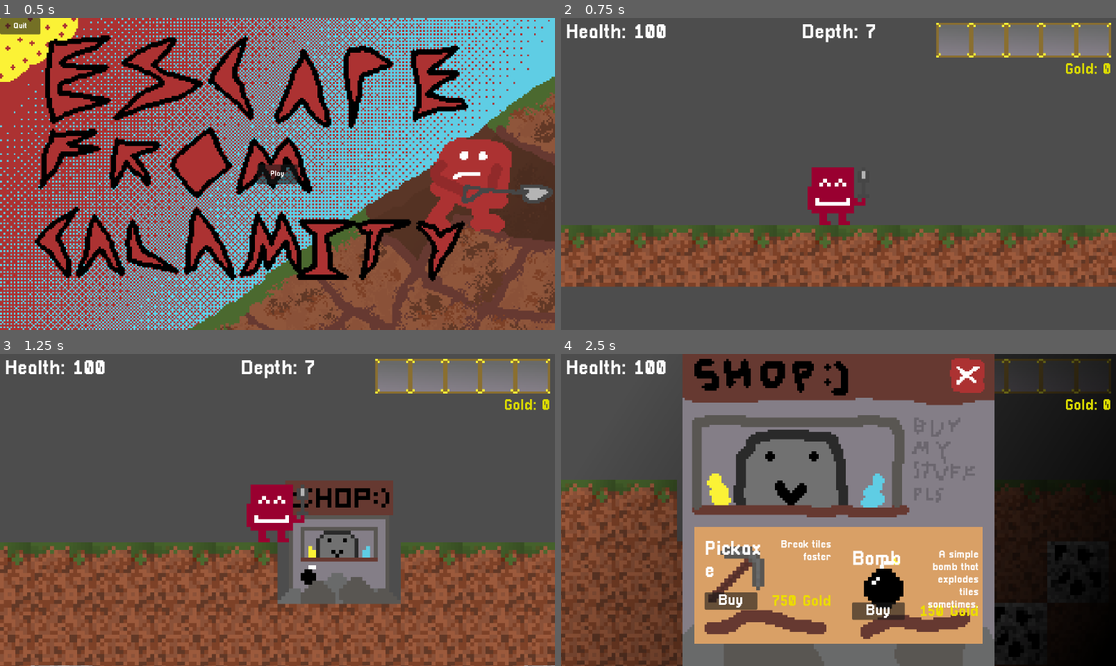
Above: before the commit, frames 1-4 (two rows, left to right).
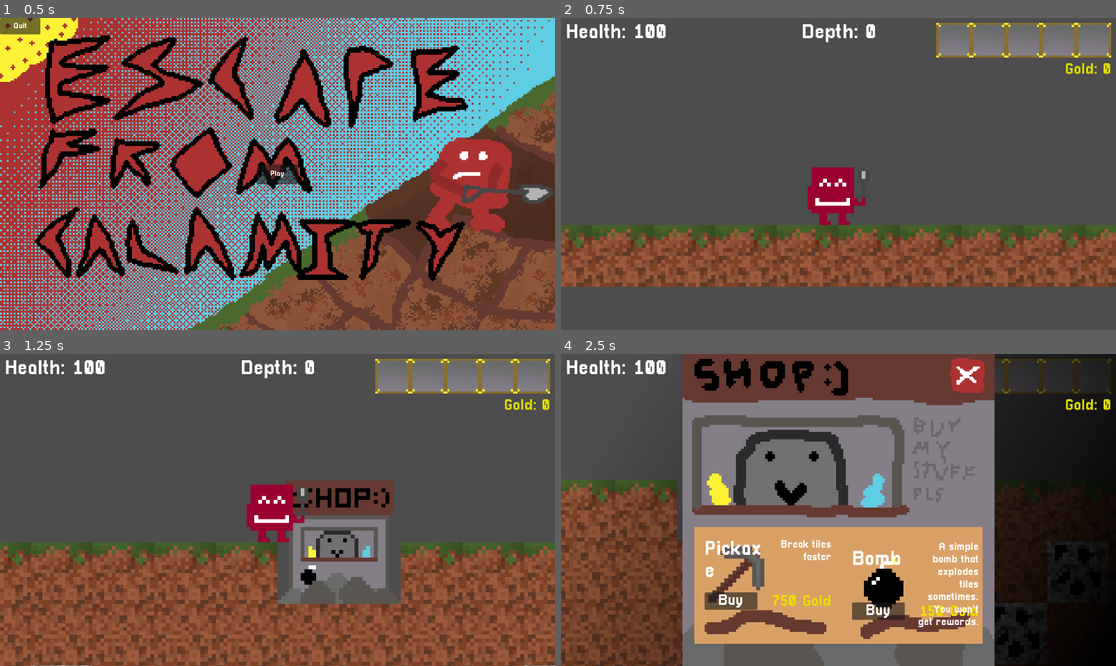
Above: after the commit, the same moments.

Repository: Deeeeelan/Campfire-Game
Game: Godot game, scene res://Scenes/Title Screen.tscn
The game is run twice, just before and just after one commit, with the same random seed, the same clock (stepped at 60 frames per second) and the same inputs.
Inputs (mouse positions are in pixels of both pictures, inside the frame that each line leads up to):
- Up to frame 1 (0.5 s): no input
- Up to frame 2 (0.75 s): click "Play" at 0.5 s
- Up to frame 3 (1.25 s): no input
- Up to frame 4 (2.5 s): move the mouse to (960, 494) at 1.27 s; hold D (Right) from 1.28 s (still down); click (960, 494) at 1.42 s; tap W (Jump) at 1.52, 2.27 s; move the mouse to (727, 525) at 2.02 s; click (727, 525) at 2.17 s

Frame 1 is identical in both runs. In frame 2, less than 0.1% of the frame differs, in the area x 54-57%, y 2-7%; in frame 3, less than 0.1%; in frame 4, 1.2%, in the area x 64-76%, y 60-88%.

Commit message:
Add TNT function

Diff:
--- a/Scenes/Game.tscn
+++ b/Scenes/Game.tscn
@@ -116,7 +116,7 @@
 
 [node name="CanvasLayer" type="CanvasLayer" parent="." unique_id=996090205]
 
-[node name="Control" type="Control" parent="CanvasLayer" unique_id=1053901244 node_paths=PackedStringArray("player")]
+[node name="Control" type="Control" parent="CanvasLayer" unique_id=1053901244 node_paths=PackedStringArray("player", "tile_map")]
 layout_mode = 3
 anchors_preset = 15
 anchor_right = 1.0
@@ -128,6 +128,7 @@
 theme = ExtResource("5_b2bpf")
 script = ExtResource("6_7lihs")
 player = NodePath("../../Node2D/CharacterBody2D")
+tile_map = NodePath("../../Node2D/TileMapLayer")
 
 [node name="Inner" type="Control" parent="CanvasLayer/Control" unique_id=737471769]
 layout_mode = 1
--- a/Scripts/character_body_2d.gd
+++ b/Scripts/character_body_2d.gd
@@ -77,13 +77,13 @@
 const ITEMS = {
 	"Bomb" : {
 		"Name": "Bomb",
-		"Description": "A simple bomb that explodes tiles sometimes.",
+		"Description": "A simple bomb that explodes tiles sometimes. You won't get rewards.",
 		"Cost": 150,
 		"TexturePath": "res://Assets/Items/bomb_texture.tres",
 	},
 	"Big Bomb" : {
 		"Name": "Big Bomb",
-		"Description": "A larger bomb. Takes some time to detonate.",
+		"Description": "A larger bomb. Takes some time to detonate. You won't get rewards.",
 		"Cost": 500,
 		"TexturePath": "res://Assets/Items/big_bomb_texture.tres",
 	},
@@ -207,6 +207,8 @@
 			audio_stream.play() #TODO: literally everything in BREAKING_STATES is stone
 		if atlas_pos in TILE_VALUES:
 			gold += TILE_VALUES[atlas_pos]
+		if atlas_pos == Vector2i(0, 5): # TODO: Explosion
+			generate_tile_circle(Vector2i(0, 2), pos, 5, 0)
 
 func tick():
 	pass
--- a/Scripts/game_script.gd
+++ b/Scripts/game_script.gd
@@ -64,9 +64,8 @@
 					tile_to_generate = Vector2i(4, 0)
 				elif rng.randi_range(0, 15) == 0:
 					tile_to_generate = Vector2i(3, 0)
-				elif rng.randi_range(0, max(25.0 * (1.0 - float(y)/STONE_LAYER), 0)) == 0:
+				elif y >= 200 or rng.randi_range(0, max(25.0 * (1.0 - float(y)/STONE_LAYER), 0)) == 0:
 					tile_to_generate = Vector2i(1, 0)
-
 				if y > 100 and rng.randi_range(0, 45) == 0:
 					tile_to_generate = Vector2i(0, 5)
 				elif y > 250 and rng.randi_range(0, 35) == 0:
--- a/Scripts/gui_script.gd
+++ b/Scripts/gui_script.gd
@@ -4,6 +4,7 @@
 @onready var pause_screen = $PauseScreen
 @onready var inner = $Inner
 @export var player: CharacterBody2D
+@export var tile_map: TileMapLayer
 
 func quit():
 	get_tree().quit()
@@ -23,6 +24,6 @@
 			Engine.time_scale = 1
 
 func _process(_delta: float) -> void:
-	inner.get_node("DepthLabel").text = "Depth: " + str(player.depth)
+	inner.get_node("DepthLabel").text = "Depth: " + str(tile_map.local_to_map(player.position).y)
 	inner.get_node("HealthLabel").text = "Health: " + str(player.health)
 	inner.get_node("GoldLabel").text = "Gold: " + str(player.gold)
